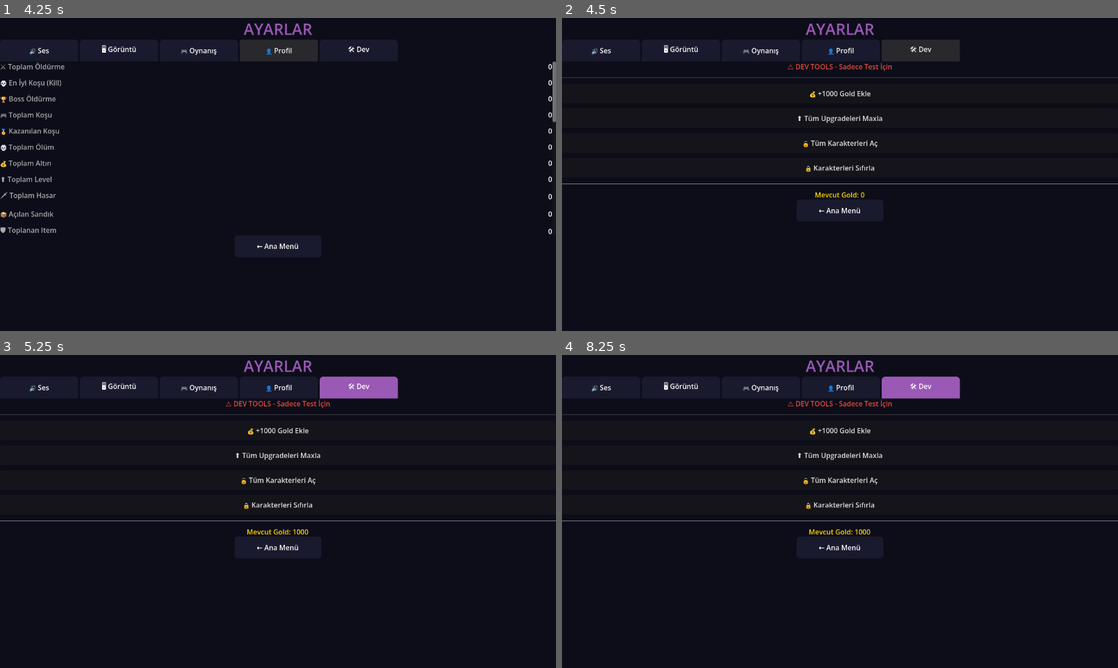
Above: before the commit, frames 1-4 (two rows, left to right).
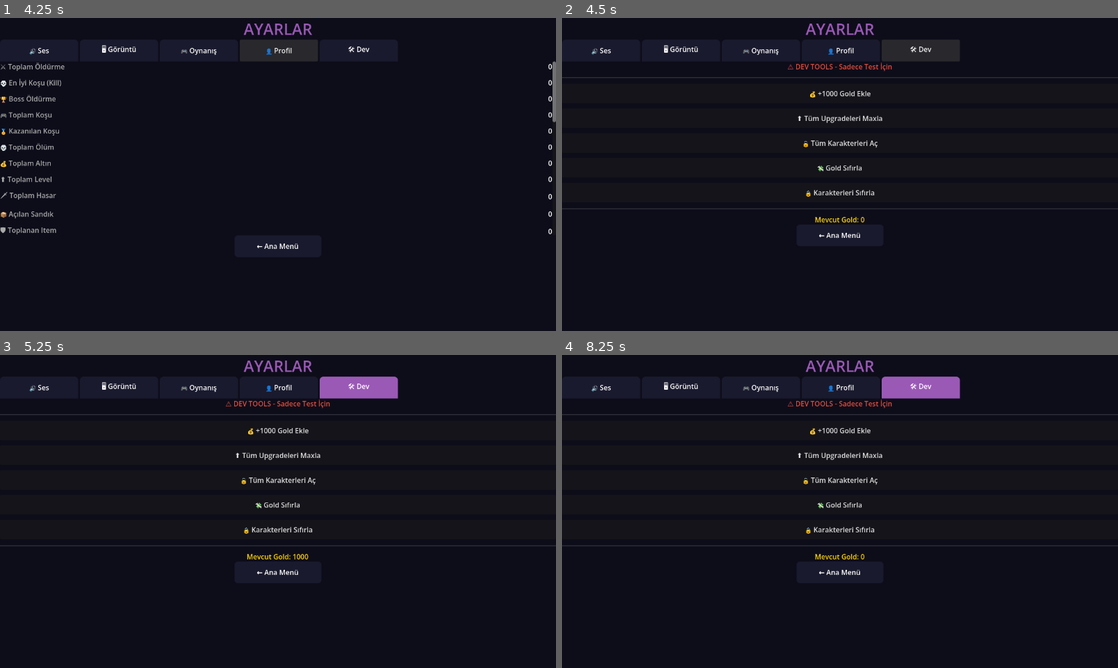
Above: after the commit, the same moments.

Repository: jegy911/survivors-clone
Game: Godot game, scene res://ui/main_menu.tscn
The game is run twice, just before and just after one commit, with the same random seed, the same clock (stepped at 60 frames per second) and the same inputs. Sound files missing from this copy of the repository are replaced by a short silence.
Inputs (mouse positions are in pixels of both pictures, inside the frame that each line leads up to):
- Up to frame 1 (4.25 s): click "⚙ AYARLAR" at 0.5 s; click "🔊 Ses" at 1.25 s; click "🖥 Görüntü" at 2 s; click "🎮 Oynanış" at 2.75 s; click "👤 Profil" at 3.5 s
- Up to frame 2 (4.5 s): click "🛠 Dev" at 4.25 s
- Up to frame 3 (5.25 s): click "💰 +1000 Gold Ekle" at 5 s
- Up to frame 4 (8.25 s): click "⬆ Tüm Upgradeleri Maxla" at 5.75 s; click "🔓 Tüm Karakterleri Aç" at 6.5 s; click "🔒 Karakterleri Sıfırla" at 7.25 s; click (840, 505) at 8 s, where only the run after the commit has a clickable "💸 Gold Sıfırla"

Frame 1 is identical in both runs. In frame 2, 1.0% of the frame differs, in the area x 0-100%, y 47-71%; in frame 3, 1.0%; in frame 4, 1.0%.

Commit message:
Update settings.gd

Diff:
--- a/ui/settings.gd
+++ b/ui/settings.gd
@@ -428,6 +428,13 @@
 		_switch_tab("devtools")
 	)
 
+	# Gold sıfırla
+	_add_dev_button(vbox, "💸 Gold Sıfırla", func():
+		SaveManager.gold = 0
+		SaveManager.save_game()
+		_switch_tab("devtools")
+	)
+
 	# Karakterleri kilitle (sıfırla)
 	_add_dev_button(vbox, "🔒 Karakterleri Sıfırla", func():
 		SaveManager.unlocked_characters = ["warrior", "mage", "vampire"]
